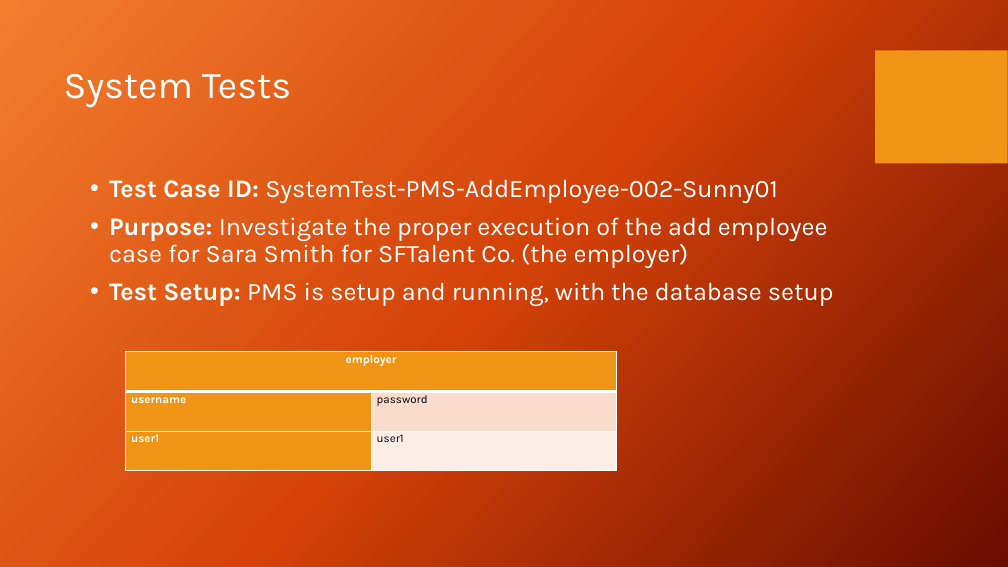
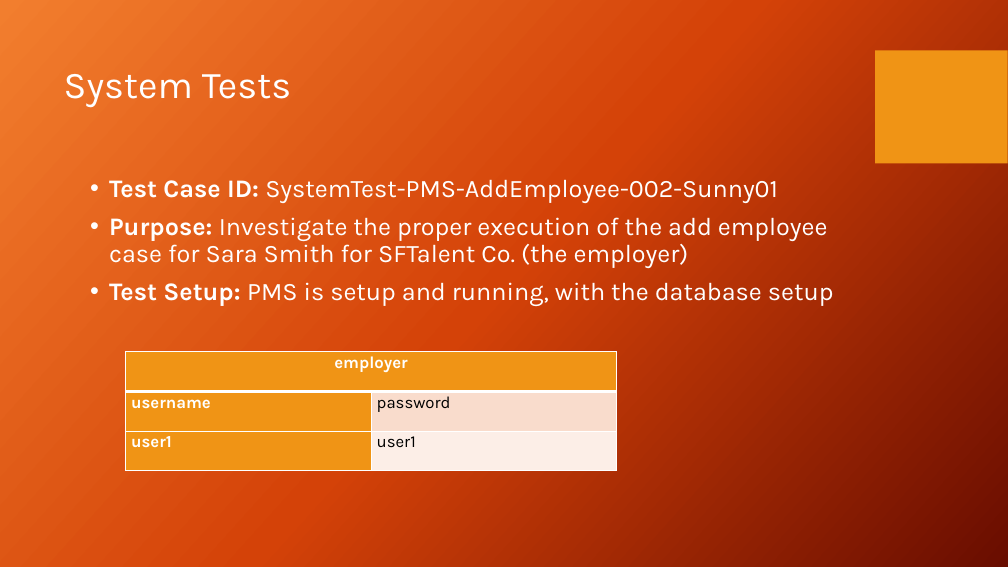
Before and after one commit to zzzzakhar/CEN4072-Team-1, a slide deck: slide 13 of Presentation1.pptx (slide 12 before the commit). Drawn at 1008x567 pixels with LibreOffice and Linux fonts; fonts in the diff are those of the drawing; background and template pictures are left out. Boxes give left, top, right and bottom in pixels: in the first picture for what was removed or moved away, otherwise in the second. Text is boxed around its words. In the diff, an @@ line names an element or a change of style, - is before the commit and + after.

```diff
--- a/Presentation1.pptx
+++ b/Presentation1.pptx
@@ table at bbox=[126, 352, 617, 470] @@
@@ size 11 to 16 pt @@
```
Also in this commit, not shown: 3 other slides changed, 2 slides added, 5 slides removed.
